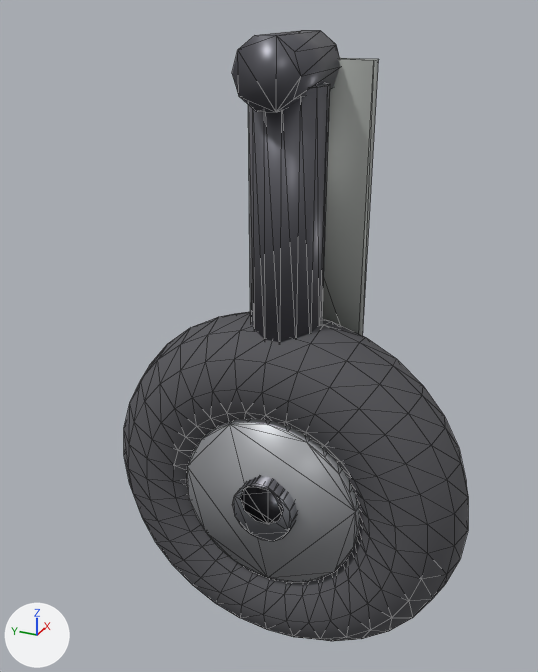
Two versions of the glTF model models/wheel_retract.glb, one commit apart.
Rendered twice from a 50 mm lens placed at (-1.026, -0.43, 0.075), pointed at (-0.022, 0.022, -0.427). Lighting does not change. The marker at lower left points along +X, +Y and +Z. The older version comes first. Mesh edges are drawn as thin lines. Vertices at exactly the same position are counted once.

The scene before the commit, as lines of its bpy script (objects in view):
```python
me_cylinder = bpy.data.meshes.new('Cylinder')
me_cylinder.from_pydata(...)  # 628 vertices, 1224 faces; spans x -0.1..0.1, y -0.325..0.325, z -1.045..0.028
# faces by material slot: [124, 44, 12, 768, 216, 60]
me_cylinder.materials.append(mat_gunmetal)  # dark grey #65656c
me_cylinder.materials.append(mat_steel)  # light grey #c4c7cb
me_cylinder.materials.append(mat_doorpanel)  # grey #aaadaa
me_cylinder.materials.append(mat_rubber)  # dark grey #555559
me_cylinder.materials.append(mat_rim)  # grey #adafb3
me_cylinder.materials.append(mat_hub)  # grey #909399
ob_leg = bpy.data.objects.new('Leg', me_cylinder)
ob_leg.location = (0.0, 0.0, 0.0)
```
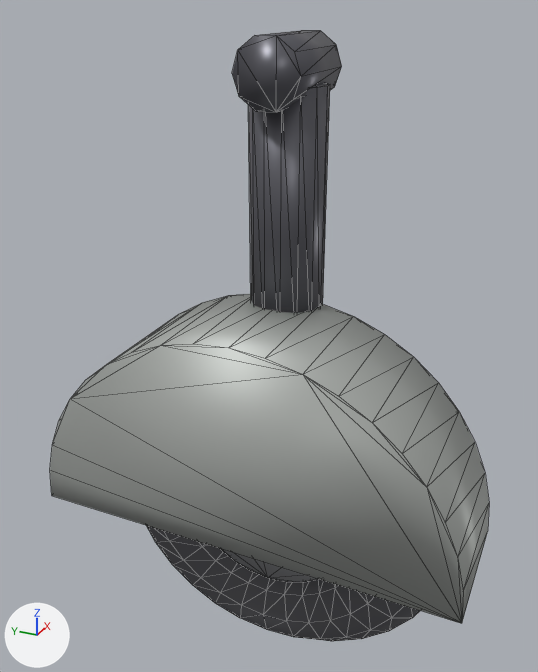
Edits to the bpy script that builds the scene:
```text
Change me_cylinder:
    used by ob_leg; location = (0.0, 0.0, 0.0)
    remove me_cylinder.from_pydata(...)  # 628 vertices, 1224 faces; spans x -0.1..0.1, y -0.325..0.325, z -1.045..0.028
    add me_cylinder.from_pydata(...)  # 662 vertices, 1292 faces; spans x -0.205..0.1, y -0.355..0.355, z -1.045..0.028
    me_cylinder part 1: a new loose piece of 42 vertices spanning x -0.205..0.01, y -0.355..0.355, z -0.72..-0.365, in mat_doorpanel (grey #aaadaa)
    me_cylinder part 2: the loose piece of 8 vertices spanning x 0.072..0.098, y -0.1..0.1, z -0.51..-0.01 is deleted
```

What differs and where, as boxes (x1, y1, x2, y2) in the pictures (538 x 672 px):
'Leg', reshaped (28% wider)
    before: (124, 30, 468, 641)
    after: (50, 30, 489, 641)
part 1 of me_cylinder, added
    after: (50, 294, 489, 623)
part 2 of me_cylinder, deleted
    before: (248, 58, 379, 336)
